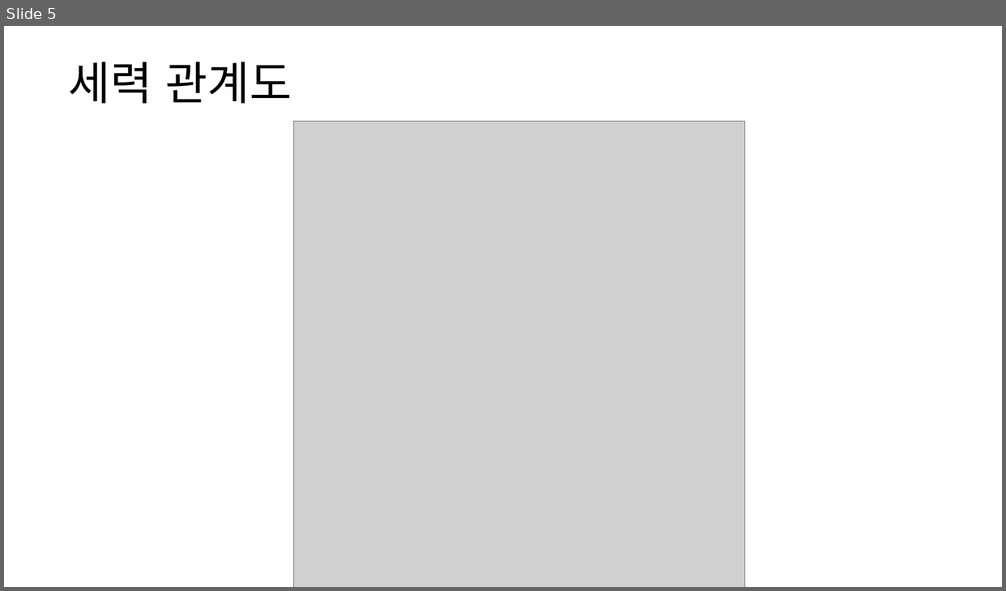
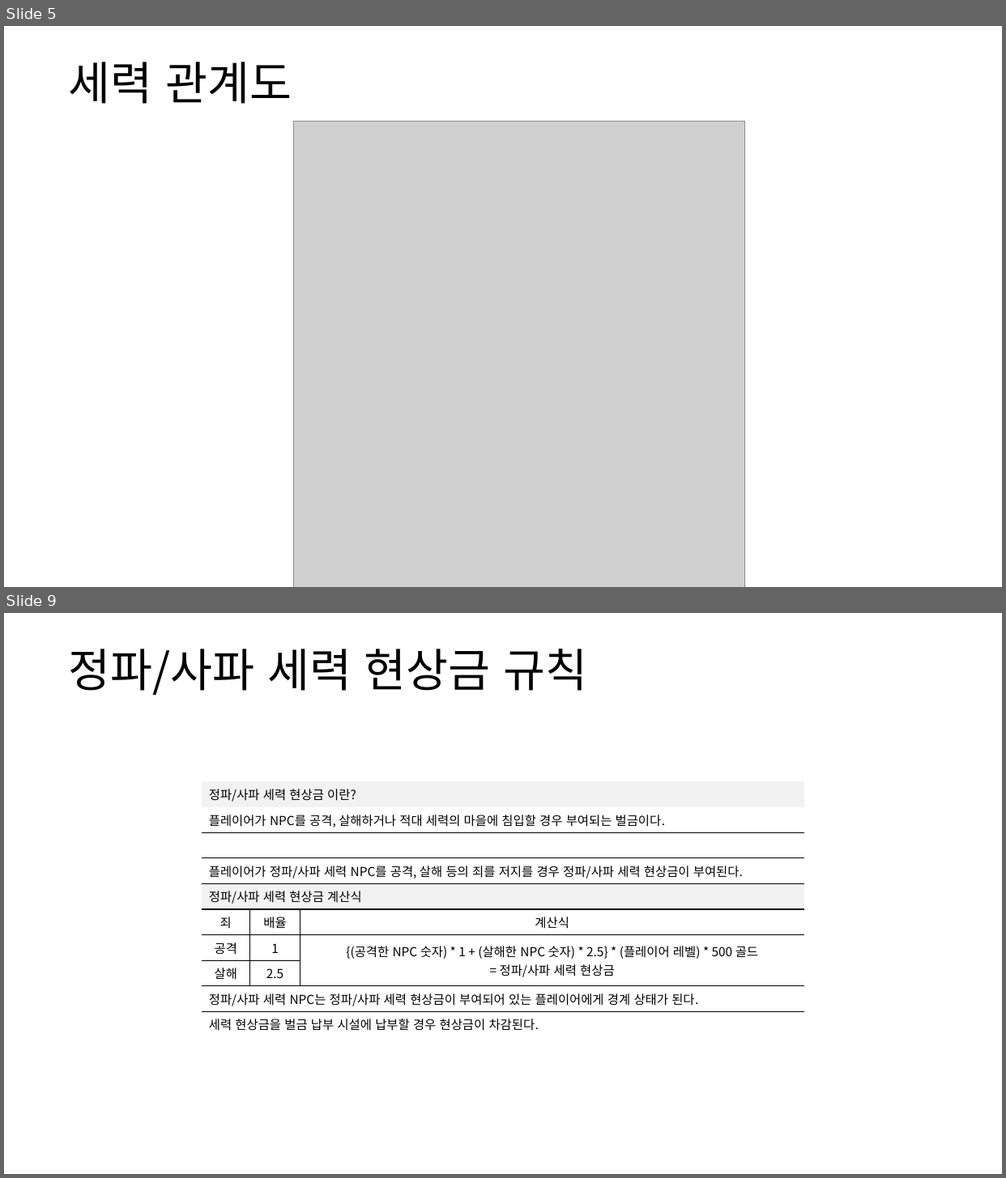
Before and after one commit to yjk0401/unityenginebasic_9th, a slide deck: 기획/방랑엽사전/세력 시스템 기획서.pptx. Shown one above the other, each under a label of ours: slide 5 before the commit, slides 5 and 9 after it; the slides between them are not shown. The pictures are 1006x591 and 1006x1178 pixels, drawn with LibreOffice and Linux fonts; fonts in the diff are those of the drawing; grey boxes stand for pictures. Boxes give left, top, right and bottom in pixels: in the first picture for what was removed or moved away, otherwise in the second. Text is boxed around its words. In the diff, an @@ line names an element or a change of style, - is before the commit and + after.

```diff
--- a/기획/방랑엽사전/세력 시스템 기획서.pptx
+++ b/기획/방랑엽사전/세력 시스템 기획서.pptx
@@ slide 9 added at (4,613,1002,1174), background #FFFFFF @@
@@ text added at (68,649,588,695), 44 pt, text #000000 @@
+정파/사파 세력 현상금 규칙
@@ table added at (202,781,804,1034), 10 rows, 3 columns @@
+정파/사파 세력 현상금 이란? |  | 
+플레이어가 NPC를 공격, 살해하거나 적대 세력의 마을에 침입할 경우 부여되는 벌금이다. |  | 
+ |  | 
+플레이어가 정파/사파 세력 NPC를 공격, 살해 등의 죄를 저지를 경우 정파/사파 세력 현상금이 부여된다. |  | 
+정파/사파 세력 현상금 계산식 |  | 
+죄 | 배율 | 계산식
+공격 | 1 | {(공격한 NPC 숫자) * 1 + (살해한 NPC 숫자) * 2.5} * (플레이어 레벨) * 500 골드 / = 정파/사파 세력 현상금
+살해 | 2.5 | 
+정파/사파 세력 NPC는 정파/사파 세력 현상금이 부여되어 있는 플레이어에게 경계 상태가 된다. |  | 
+세력 현상금을 벌금 납부 시설에 납부할 경우 현상금이 차감된다. |  | 
```
Also in this commit, not shown: 2 slides changed, 3 other slides added, 2 other files.
